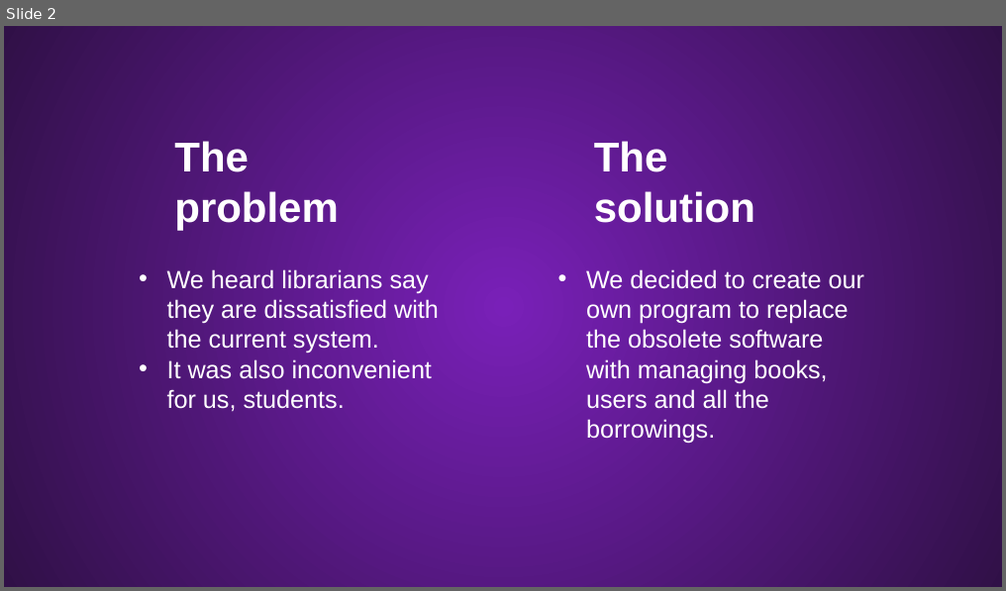
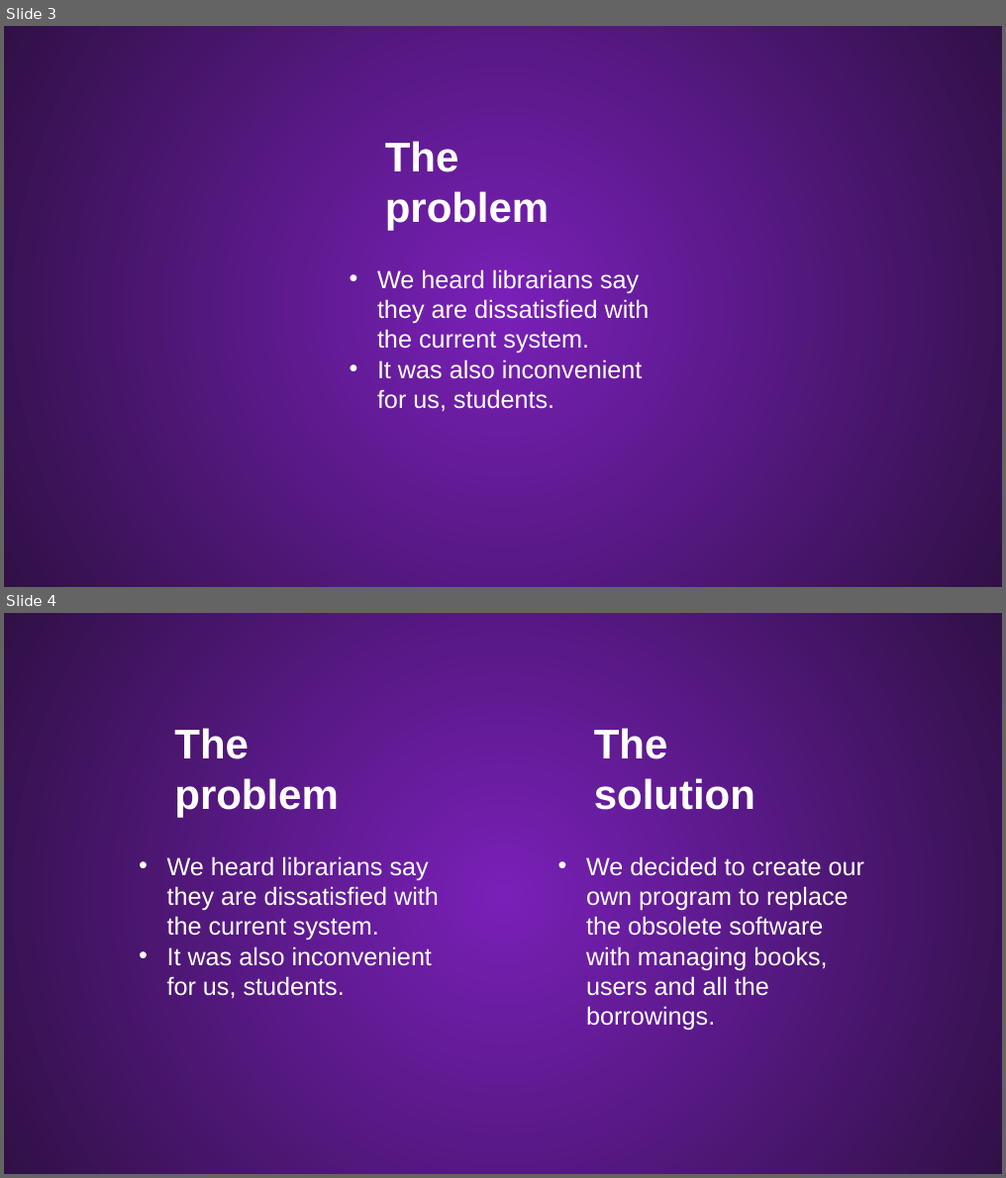
Before and after one commit to Palacsinta002/LMS, a slide deck: Presentation/LMS Presentation.pptx. Shown one above the other, each under a label of ours: slide 2 before the commit, slides 3 and 4 after it. The pictures are 1006x591 and 1006x1178 pixels, drawn with LibreOffice and Linux fonts; fonts in the diff are those of the drawing; background and template pictures are left out. Boxes give left, top, right and bottom in pixels: in the first picture for what was removed or moved away, otherwise in the second. Text is boxed around its words. In the diff, an @@ line names an element or a change of style, - is before the commit and + after.

```diff
--- a/Presentation/LMS Presentation.pptx
+++ b/Presentation/LMS Presentation.pptx
@@ slide 3 added at <box>4,26,1002,587</box>, background #54167F; not listed: 1 template element that a slide beside it also shows @@
@@ title added at <box>385,141,548,230</box>, 40 pt, text #FFFFFF, bold @@
+The problem
@@ text added at <box>377,270,649,412</box>, 24 pt, text #FFFFFF @@
+• We heard librarians say they are dissatisfied with the current system.
+• It was also inconvenient for us, students.
@@ what was slide 2 is now slide 4 @@
```
Also in this commit, not shown: 2 slides changed, 8 other slides added, 1 slide removed, 1 other file.
